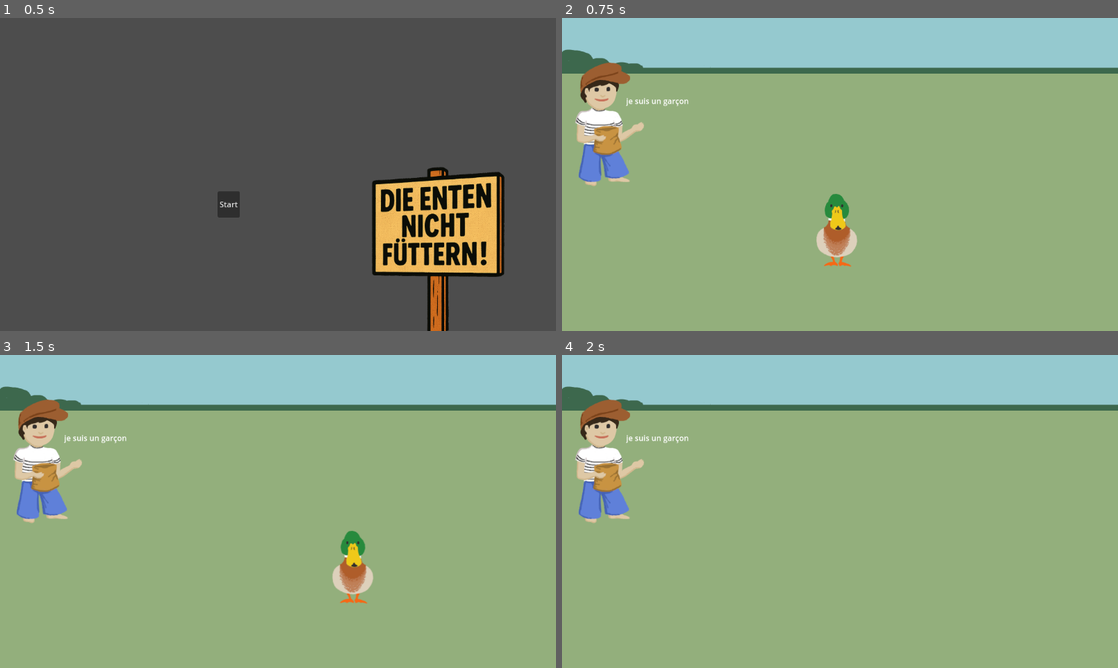
Above: before the commit, frames 1-4 (two rows, left to right).
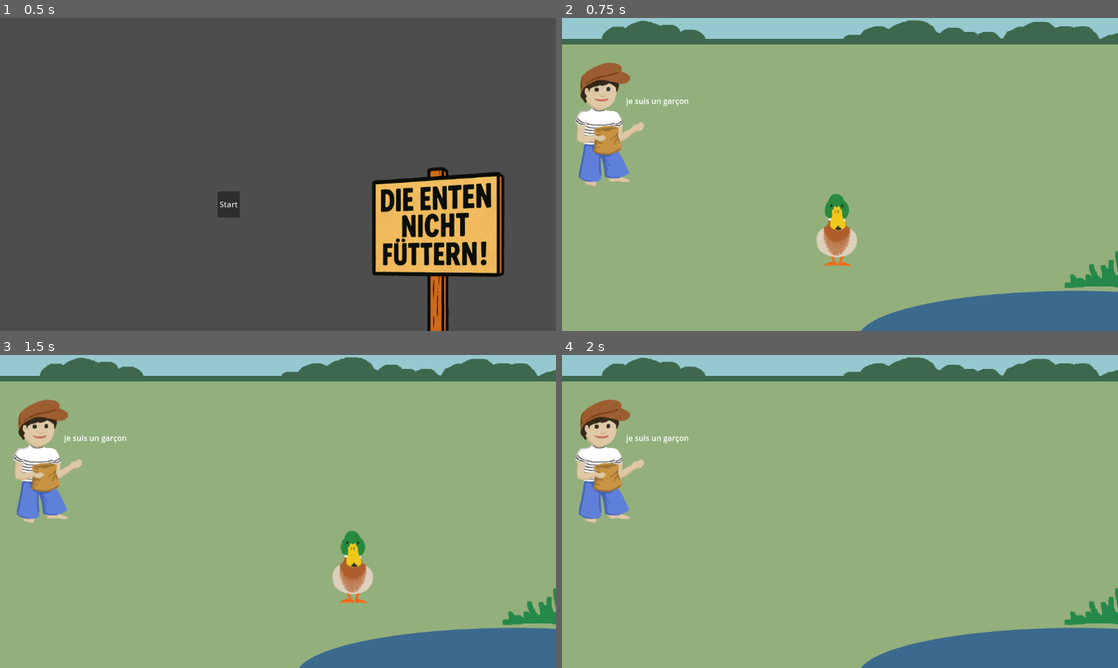
Above: after the commit, the same moments.

Repository: baguette-ballett/baguette-ballett
Game: Godot game, scene res://scenes/intro/intro.tscn
Two runs of this game, one before a commit and one after it. Both use one fixed random seed, a clock stepped at 60 frames per second and the inputs below.
Inputs:
- Up to frame 1 (0.5 s): no input
- Up to frame 2 (0.75 s): click "Start" at 0.5 s
- Up to frame 3 (1.5 s): tap Enter (ui_accept) at 1.25 s; hold Right (ui_right) from 1.28 s (still down); hold Enter (ui_accept) from 1.28 s (still down)
- Up to frame 4 (2 s): keep holding Right (ui_right); keep holding Enter (ui_accept)

Frame 1 is identical in both runs. In frame 2, 19% of the frame differs, in the area x 0-100%, y 0-100%; in frame 3, 19%; in frame 4, 19%.

Commit message:
Show pond in background

Diff:
--- a/scenes/level/level.tscn
+++ b/scenes/level/level.tscn
@@ -26,11 +26,12 @@
 baguettes = ExtResource("1_5lpb7")
 
 [node name="background left" type="Sprite2D" parent="."]
+visible = false
 position = Vector2(-277, 325)
 texture = ExtResource("1_hnne4")
 
 [node name="background right" type="Sprite2D" parent="."]
-position = Vector2(1642, 325)
+position = Vector2(528, 265)
 texture = ExtResource("2_vpf64")
 
 [node name="Boy" parent="." instance=ExtResource("6_wcngd")]
